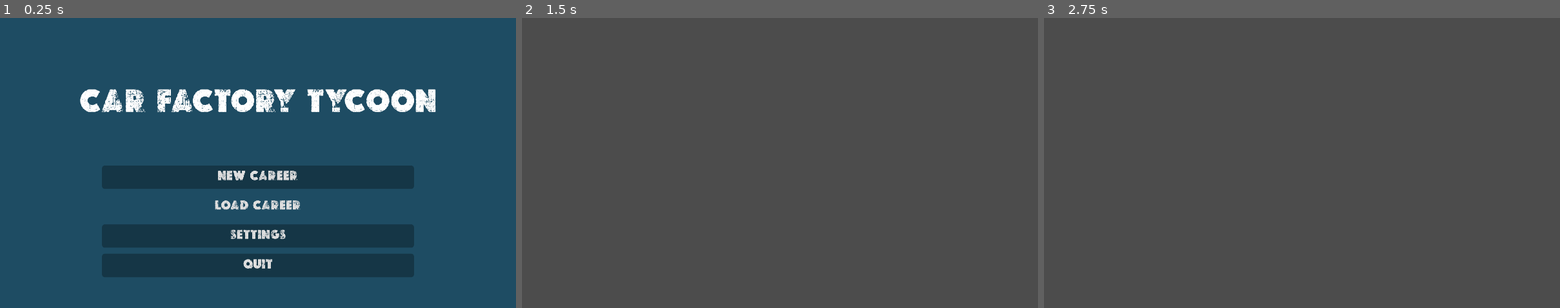
Above: before the commit, frames 1-3 (left to right).
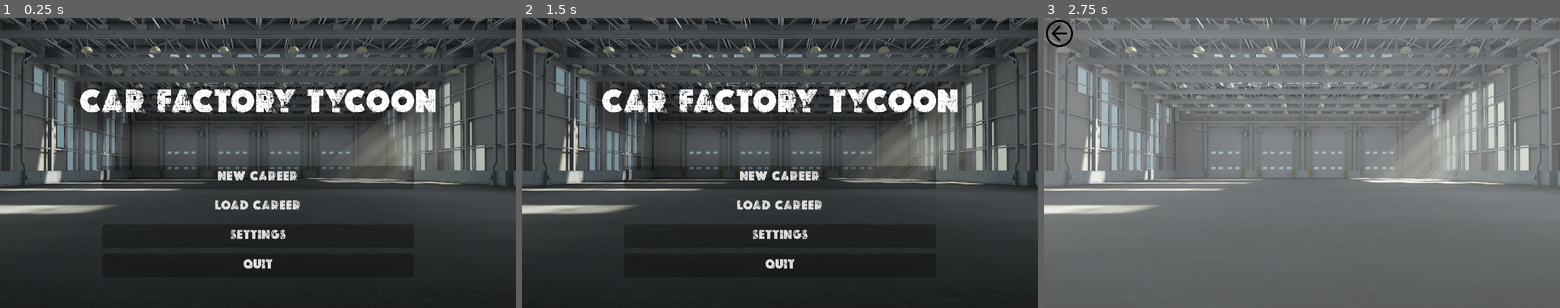
Above: after the commit, the same moments.

Repository: Timurbtr23/Games
Game: Godot game, scene res://Scenes/HomeMenu.tscn
Two runs of this game, one before a commit and one after it. Both use one fixed random seed, a clock stepped at 60 frames per second and the inputs below.
Inputs (mouse positions are in pixels of both pictures, inside the frame that each line leads up to):
- Up to frame 1 (0.25 s): no input
- Up to frame 2 (1.5 s): click "New Career" at 0.5 s; click (537, 32) at 1.27 s
- Up to frame 3 (2.75 s): click (1302, 177) at 2 s, where only the run after the commit has a clickable "New Career"

The runs differ from the first frame. In frame 1, 96% of the frame differs, in the area x 0-100%, y 0-100%; in frame 2, 61%; in frame 3, 85%.

Commit message:
new main menu and back button

Diff:
--- /dev/null
+++ b/CarTycoon/New Career/NewCareer.gd
@@ -0,0 +1,15 @@
+extends Control
+
+
+# Called when the node enters the scene tree for the first time.
+func _ready():
+	pass # Replace with function body.
+
+
+# Called every frame. 'delta' is the elapsed time since the previous frame.
+#func _process(delta):
+#	pass
+
+
+func _on_Back_pressed():
+	get_tree().change_scene("res://Scenes/HomeMenu.tscn")
--- a/CarTycoon/Scenes/HomeMenu.tscn
+++ b/CarTycoon/Scenes/HomeMenu.tscn
@@ -1,11 +1,22 @@
-[gd_scene load_steps=11 format=2]
+[gd_scene load_steps=13 format=2]
 
 [ext_resource path="res://HomeMenu/HomeMenu.gd" type="Script" id=1]
 [ext_resource path="res://Fonts/TheGlobePersonalUseBold-2ORlw.ttf" type="DynamicFontData" id=2]
+[ext_resource path="res://Images/background.jpg" type="Texture" id=3]
 
 [sub_resource type="DynamicFont" id=1]
 size = 115
 font_data = ExtResource( 2 )
+
+[sub_resource type="StyleBoxFlat" id=14]
+bg_color = Color( 0, 0, 0, 0.270588 )
+border_width_left = 50
+border_width_top = 150
+border_width_right = 50
+border_width_bottom = 150
+border_color = Color( 1, 1, 1, 0 )
+border_blend = true
+shadow_color = Color( 0, 0, 0, 0 )
 
 [sub_resource type="DynamicFont" id=7]
 size = 46
@@ -19,7 +30,7 @@
 corner_radius_bottom_left = 10
 
 [sub_resource type="StyleBoxFlat" id=9]
-bg_color = Color( 0, 0, 0, 1 )
+bg_color = Color( 0, 0, 0, 0.631373 )
 corner_radius_top_left = 10
 corner_radius_top_right = 10
 corner_radius_bottom_right = 10
@@ -39,17 +50,27 @@
 bg_color = Color( 0, 0, 0, 0 )
 
 [sub_resource type="StyleBoxFlat" id=11]
-bg_color = Color( 0, 0, 0, 0 )
+bg_color = Color( 0, 0, 0, 0.0392157 )
+border_blend = true
 
 [node name="HomeMenu" type="Control"]
 anchor_right = 1.0
 anchor_bottom = 1.0
 script = ExtResource( 1 )
 
+[node name="TextureRect" type="TextureRect" parent="."]
+modulate = Color( 0.902344, 0.902344, 0.902344, 1 )
+anchor_right = 1.0
+anchor_bottom = 1.0
+size_flags_horizontal = 3
+size_flags_vertical = 3
+texture = ExtResource( 3 )
+expand = true
+
 [node name="ColorRect" type="ColorRect" parent="."]
 anchor_right = 1.0
 anchor_bottom = 1.0
-color = Color( 0.101961, 0.301961, 0.4, 0.905882 )
+color = Color( 0, 0, 0, 0.0901961 )
 
 [node name="MarginContainer" type="MarginContainer" parent="."]
 anchor_right = 1.0
@@ -70,16 +91,17 @@
 
 [node name="Label" type="Label" parent="MarginContainer/VBoxContainer"]
 margin_right = 1460.0
-margin_bottom = 415.0
+margin_bottom = 416.0
 size_flags_horizontal = 3
 size_flags_vertical = 3
 custom_fonts/font = SubResource( 1 )
+custom_styles/normal = SubResource( 14 )
 text = "Car Factory Tycoon"
 align = 1
 valign = 1
 
 [node name="VBoxContainer" type="VBoxContainer" parent="MarginContainer/VBoxContainer"]
-margin_top = 435.0
+margin_top = 436.0
 margin_right = 1460.0
 margin_bottom = 850.0
 size_flags_horizontal = 3
@@ -110,7 +132,7 @@
 [node name="MarginContainer4" type="MarginContainer" parent="MarginContainer/VBoxContainer/VBoxContainer"]
 margin_top = 109.0
 margin_right = 1460.0
-margin_bottom = 196.0
+margin_bottom = 195.0
 size_flags_horizontal = 3
 size_flags_vertical = 3
 custom_constants/margin_right = 150
@@ -119,7 +141,7 @@
 [node name="LoadCareerButton" type="Button" parent="MarginContainer/VBoxContainer/VBoxContainer/MarginContainer4"]
 margin_left = 150.0
 margin_right = 1310.0
-margin_bottom = 87.0
+margin_bottom = 86.0
 focus_mode = 0
 size_flags_horizontal = 3
 size_flags_vertical = 3
@@ -130,9 +152,9 @@
 text = "Load Career"
 
 [node name="MarginContainer2" type="MarginContainer" parent="MarginContainer/VBoxContainer/VBoxContainer"]
-margin_top = 219.0
+margin_top = 218.0
 margin_right = 1460.0
-margin_bottom = 305.0
+margin_bottom = 304.0
 size_flags_horizontal = 3
 size_flags_vertical = 3
 custom_constants/margin_right = 150
@@ -151,9 +173,9 @@
 text = "Settings"
 
 [node name="MarginContainer3" type="MarginContainer" parent="MarginContainer/VBoxContainer/VBoxContainer"]
-margin_top = 328.0
+margin_top = 327.0
 margin_right = 1460.0
-margin_bottom = 415.0
+margin_bottom = 414.0
 size_flags_horizontal = 3
 size_flags_vertical = 3
 custom_constants/margin_right = 150
--- a/CarTycoon/Scenes/NewCareer.tscn
+++ b/CarTycoon/Scenes/NewCareer.tscn
@@ -1,5 +1,39 @@
-[gd_scene format=2]
+[gd_scene load_steps=4 format=2]
 
-[node name="Control" type="Control"]
+[ext_resource path="res://New Career/NewCareer.gd" type="Script" id=1]
+[ext_resource path="res://Sprites/sm46906urg3k.svg" type="Texture" id=2]
+[ext_resource path="res://Images/background.jpg" type="Texture" id=3]
+
+[node name="NewCareer" type="Control"]
 anchor_right = 1.0
 anchor_bottom = 1.0
+script = ExtResource( 1 )
+
+[node name="TextureRect" type="TextureRect" parent="."]
+modulate = Color( 0.902344, 0.902344, 0.902344, 1 )
+anchor_right = 1.0
+anchor_bottom = 1.0
+size_flags_horizontal = 3
+size_flags_vertical = 3
+texture = ExtResource( 3 )
+expand = true
+
+[node name="ColorRect" type="ColorRect" parent="."]
+anchor_right = 1.0
+anchor_bottom = 1.0
+color = Color( 1, 1, 1, 0.270588 )
+
+[node name="MarginContainer" type="MarginContainer" parent="."]
+anchor_right = 1.0
+anchor_bottom = 1.0
+
+[node name="Back" type="TextureButton" parent="MarginContainer"]
+margin_right = 115.0
+margin_bottom = 115.0
+rect_min_size = Vector2( 115, 115 )
+size_flags_horizontal = 0
+size_flags_vertical = 0
+texture_normal = ExtResource( 2 )
+expand = true
+
+[connection signal="pressed" from="MarginContainer/Back" to="." method="_on_Back_pressed"]
--- /dev/null
+++ b/CarTycoon/Sprites/sm46906urg3k.svg
@@ -0,0 +1 @@
+<svg height="512" viewBox="0 0 32 32" width="512" xmlns="http://www.w3.org/2000/svg"><g id="Layer_13" data-name="Layer 13"><path d="m16 2a14 14 0 1 0 14 14 14 14 0 0 0 -14-14zm0 26a12 12 0 1 1 12-12 12 12 0 0 1 -12 12z"/><path d="m23 15h-11.59l5.3-5.29a1 1 0 0 0 -1.42-1.42l-7 7a1 1 0 0 0 0 1.42l7 7a1 1 0 0 0 1.42 0 1 1 0 0 0 0-1.42l-5.3-5.29h11.59a1 1 0 0 0 0-2z"/></g></svg>
Renamed: CarTycoon/Images/1625261115_51-kartinkin-com-p-zavod-fon-krasivie-foni-53.jpg -> CarTycoon/Images/background.jpg
Not shown, added: CarTycoon/Images/background.jpg.import
Not shown, added: CarTycoon/Sprites/sm46906urg3k.svg.import
